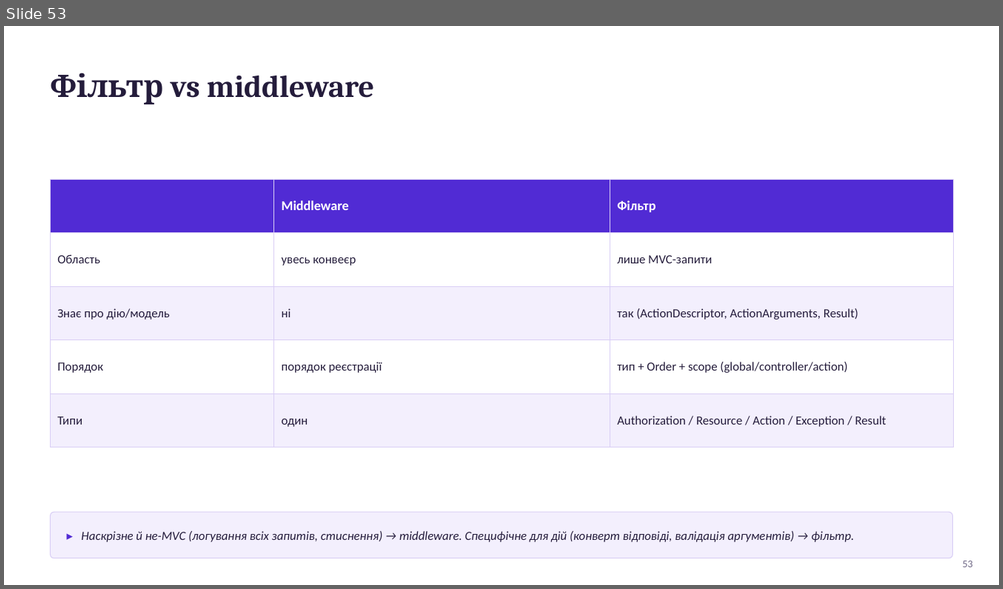
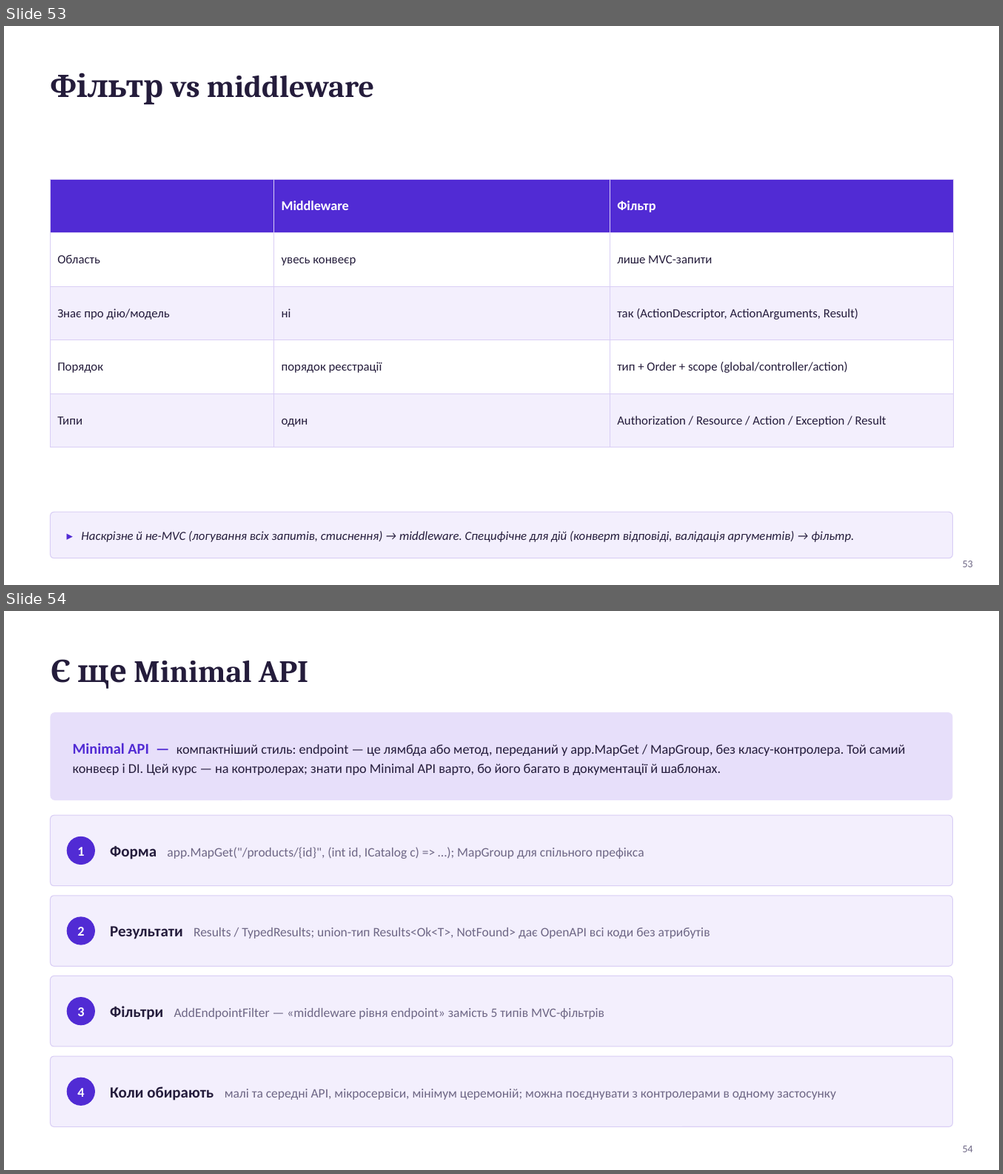
Before and after one commit to MrTomkaYurii/AspNet-Basics, a slide deck: docs/Основи ASP.NET Core — лекція.pptx. Shown one above the other, each under a label of ours: slide 53 before the commit, slides 53 and 54 after it. The pictures are 1003x589 and 1003x1174 pixels, drawn with LibreOffice and Linux fonts; fonts in the diff are those of the drawing. Boxes give left, top, right and bottom in pixels: in the first picture for what was removed or moved away, otherwise in the second. Text is boxed around its words. In the diff, an @@ line names an element or a change of style, - is before the commit and + after.

```diff
--- a/docs/Основи ASP.NET Core — лекція.pptx
+++ b/docs/Основи ASP.NET Core — лекція.pptx
@@ slide 54 added at (4,611,999,1170), background #FFFFFF @@
@@ text added at (50,659,308,689), 30 pt, text #241C3B, bold @@
+Є ще Minimal API
@@ rounded rectangle added at (51,712,952,800), fill #E7DFFA @@
@@ text added at (73,743,905,775), 13 pt, text #241C3B @@
+Minimal API — компактніший стиль: endpoint — це лямбда або метод, переданий у app.MapGet / MapGroup, без класу-контролера. Той самий конвеєр і DI. Цей курс — на контролерах; знати про Minimal API варто, бо його багато в документації й шаблонах.
@@ rounded rectangle added at (51,815,952,886), fill #F3EFFD, outline #D9CEF5 0.75 pt @@
@@ ellipse added at (67,836,95,865), fill #512BD4 @@
@@ text added at (77,847,84,856), 13 pt, text #FFFFFF, bold @@
+1
@@ text added at (110,846,644,860), 12.5 pt, text #6E6785 @@
+Форма app.MapGet("/products/{id}", (int id, ICatalog c) => …); MapGroup для спільного префікса
@@ rounded rectangle added at (51,896,952,967), fill #F3EFFD, outline #D9CEF5 0.75 pt @@
@@ ellipse added at (67,917,95,945), fill #512BD4 @@
@@ text added at (77,927,84,936), 13 pt, text #FFFFFF, bold @@
+2
@@ text added at (110,926,710,940), 12.5 pt, text #6E6785 @@
+Результати Results / TypedResults; union-тип Results<Ok<T>, NotFound> дає OpenAPI всі коди без атрибутів
@@ rounded rectangle added at (51,976,952,1047), fill #F3EFFD, outline #D9CEF5 0.75 pt @@
@@ ellipse added at (67,997,95,1026), fill #512BD4 @@
@@ text added at (77,1008,84,1017), 13 pt, text #FFFFFF, bold @@
+3
@@ text added at (110,1006,604,1020), 12.5 pt, text #6E6785 @@
+Фільтри AddEndpointFilter — «middleware рівня endpoint» замість 5 типів MVC-фільтрів
@@ rounded rectangle added at (51,1056,952,1128), fill #F3EFFD, outline #D9CEF5 0.75 pt @@
@@ ellipse added at (67,1078,95,1106), fill #512BD4 @@
@@ text added at (77,1088,84,1097), 13 pt, text #FFFFFF, bold @@
+4
@@ text added at (110,1087,836,1101), 12.5 pt, text #6E6785 @@
+Коли обирають малі та середні API, мікросервіси, мінімум церемоній; можна поєднувати з контролерами в одному застосунку
@@ text added at (962,1146,973,1153), 10 pt, text #6E6785 @@
+54
```
Also in this commit, not shown: 18 slides changed, 1 other slide added, 2 slides removed, 50 other files.
